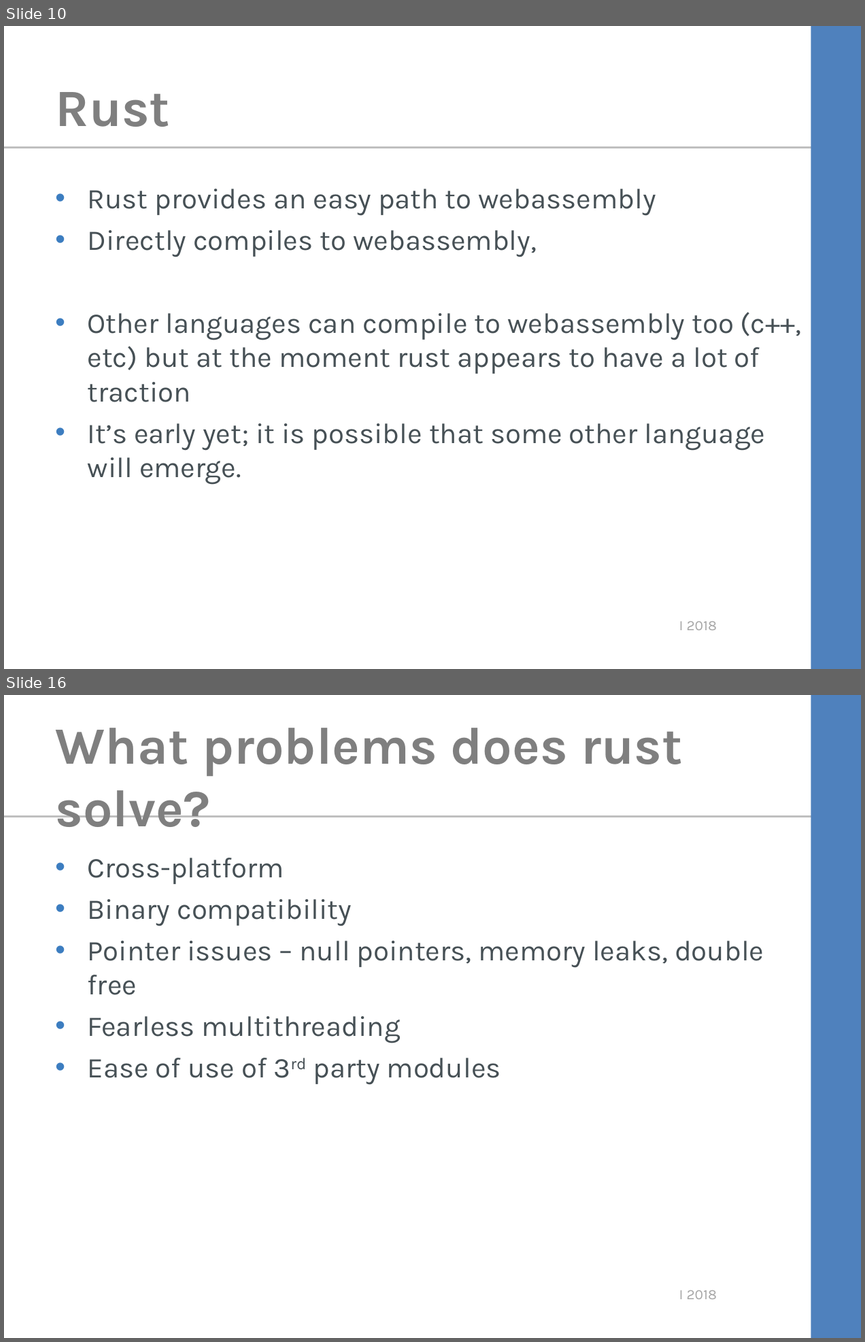
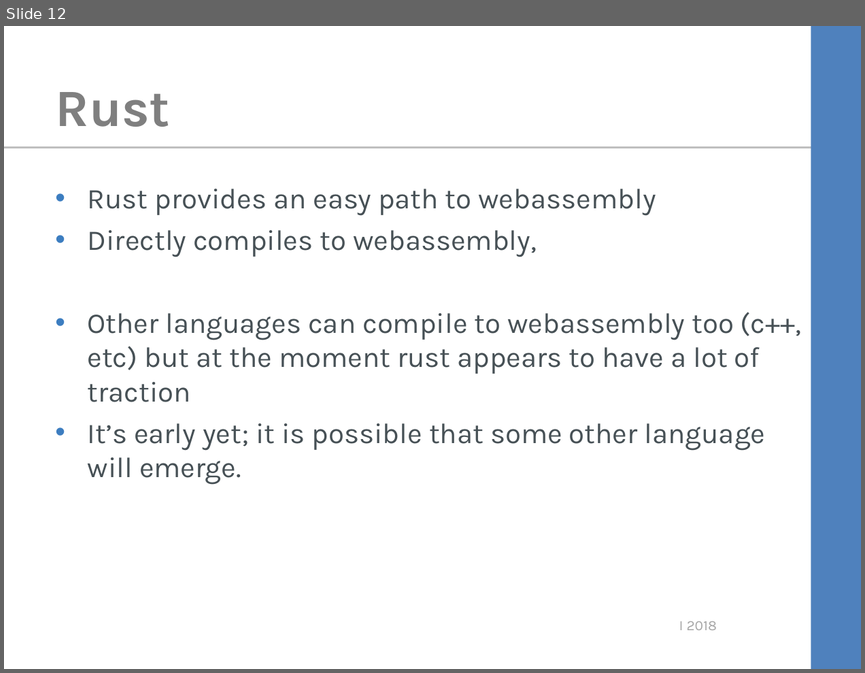
Before and after one commit to kimtuck/WebAssembly, a slide deck: webassembly.ppt. Shown one above the other, each under a label of ours: slides 10 and 16 before the commit, slide 12 after it; the slides between them are not shown. The pictures are 865x1342 and 865x673 pixels, drawn with LibreOffice and Linux fonts; fonts in the diff are those of the drawing; background and template pictures are left out. Boxes give left, top, right and bottom in pixels: in the first picture for what was removed or moved away, otherwise in the second. Text is boxed around its words. In the diff, an @@ line names an element or a change of style, - is before the commit and + after.

```diff
--- a/webassembly.ppt
+++ b/webassembly.ppt
@@ slide 16 removed at (4, 695, 861, 1338), background #FFFFFF; not listed: 3 template elements that a slide beside it also shows @@
@@ title removed at (56, 728, 682, 827) @@
-What problems does rust solve?
@@ text removed at (88, 858, 764, 1085) @@
-• Cross-platform
-• Binary compatibility
-• Pointer issues – null pointers, memory leaks, double free
-• Fearless multithreading
-• Ease of use of 3rd party modules
@@ what was slide 10 is now slide 12 @@
```
Also in this commit, not shown: 5 slides changed, 7 slides added, 6 other slides removed, 3 other files.
